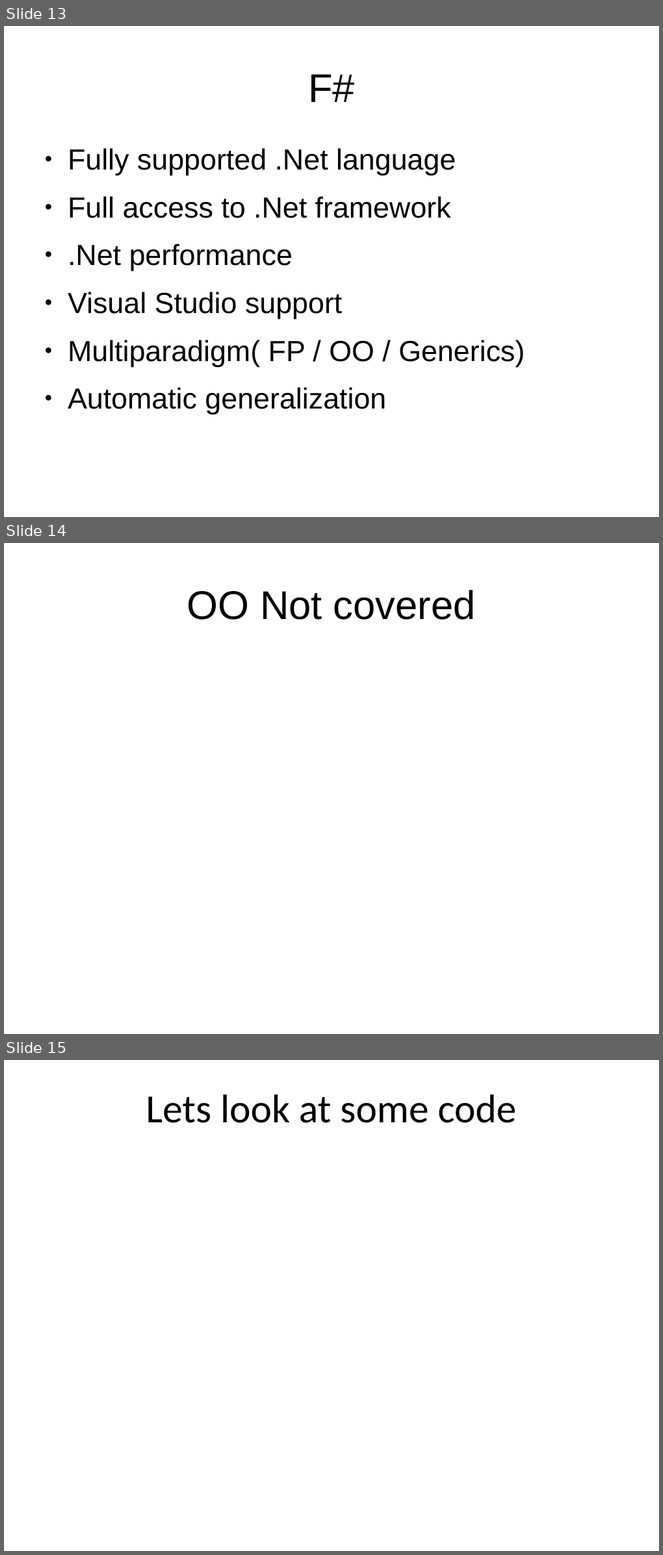
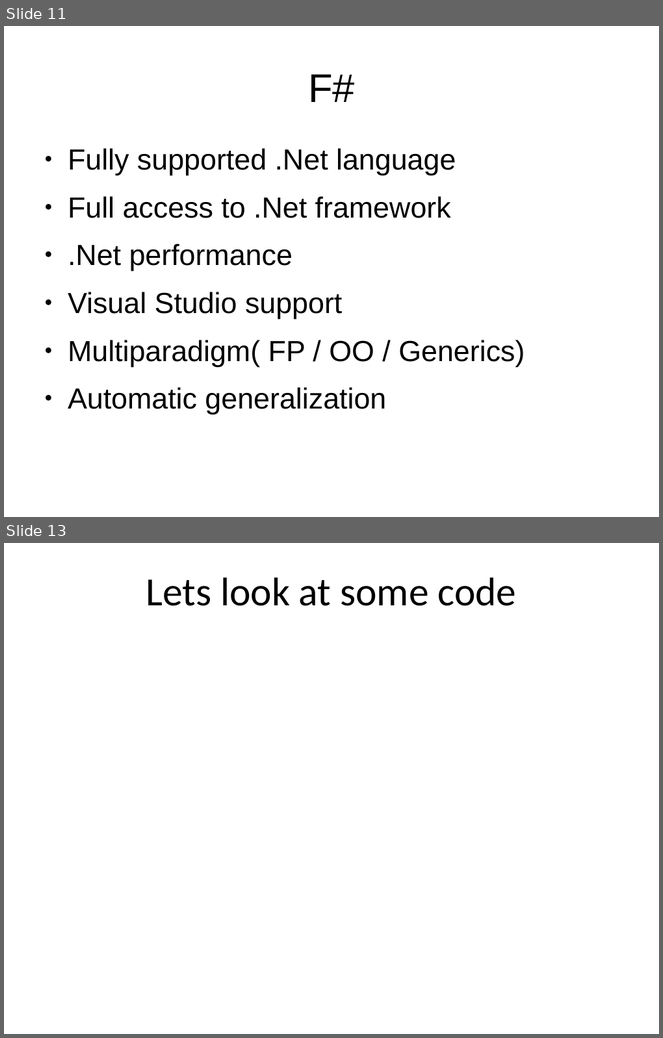
Before and after one commit to mlidbom/FSharpElevate, a slide deck: FSharp2.pptx. Shown one above the other, each under a label of ours: slides 13, 14 and 15 before the commit, slides 11 and 13 after it; the slides between them are not shown. The pictures are 663x1555 and 663x1038 pixels, drawn with LibreOffice and Linux fonts; fonts in the diff are those of the drawing. Boxes give left, top, right and bottom in pixels: in the first picture for what was removed or moved away, otherwise in the second. Text is boxed around its words. In the diff, an @@ line names an element or a change of style, - is before the commit and + after.

```diff
--- a/FSharp2.pptx
+++ b/FSharp2.pptx
@@ slide 14 removed at [4, 543, 659, 1034], background #FFFFFF @@
@@ title removed at [187, 590, 476, 620] @@
-OO Not covered
@@ what was slide 13 is now slide 11 @@
@@ what was slide 15 is now slide 13 @@
```
Also in this commit, not shown: 1 slide added, 8 other files.
